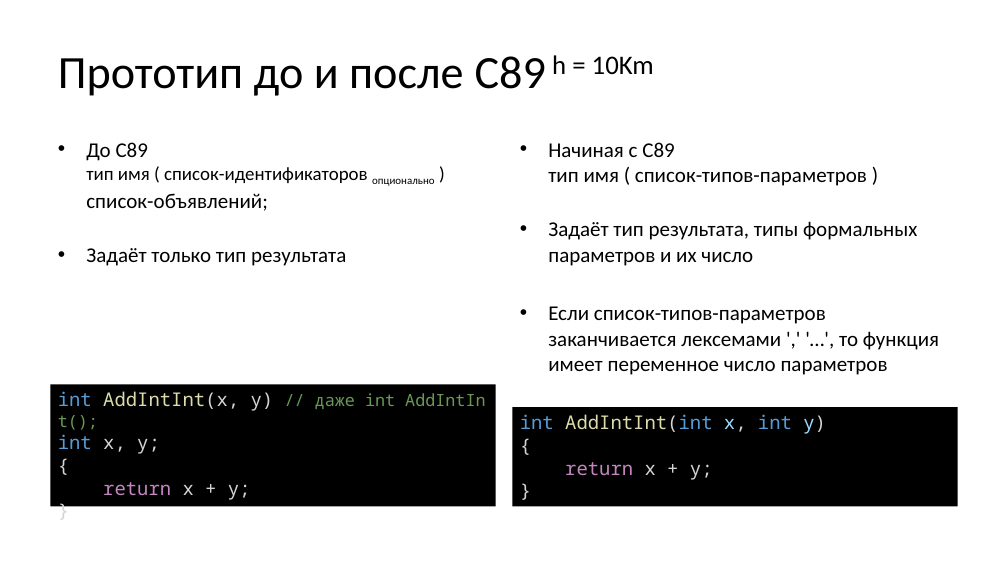
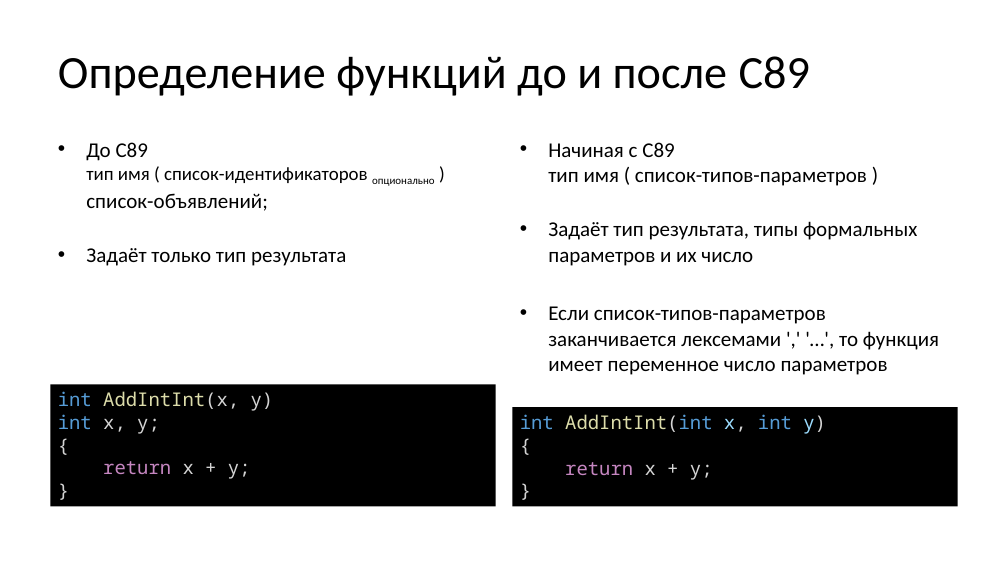
Before and after one commit to Evgueni-Petrov-aka-espetrov/Algorithms-and-Programming-in-C-pptx, a slide deck: slide 57 of 05 Функции.pptx. Drawn at 1008x567 pixels with LibreOffice and Linux fonts; fonts in the diff are those of the drawing. Boxes give left, top, right and bottom in pixels: in the first picture for what was removed or moved away, otherwise in the second. Text is boxed around its words. In the diff, an @@ line names an element or a change of style, - is before the commit and + after.

```diff
--- a/05 Функции.pptx
+++ b/05 Функции.pptx
@@ title at (x1=58, y1=56, x2=810, y2=96): text changed @@
-Прототип до и после C89 h = 10Km
+Определение функций до и после C89
@@ text in rectangle at (x1=58, y1=391, x2=274, y2=411): text changed; size 16 to 18 pt; text colour #6A9955 to #DCDCAA @@
-int AddIntInt(x, y) // даже int AddIntInt();
+int AddIntInt(x, y)
```
Also in this commit, not shown: 17 other slides changed, 5 other files.
